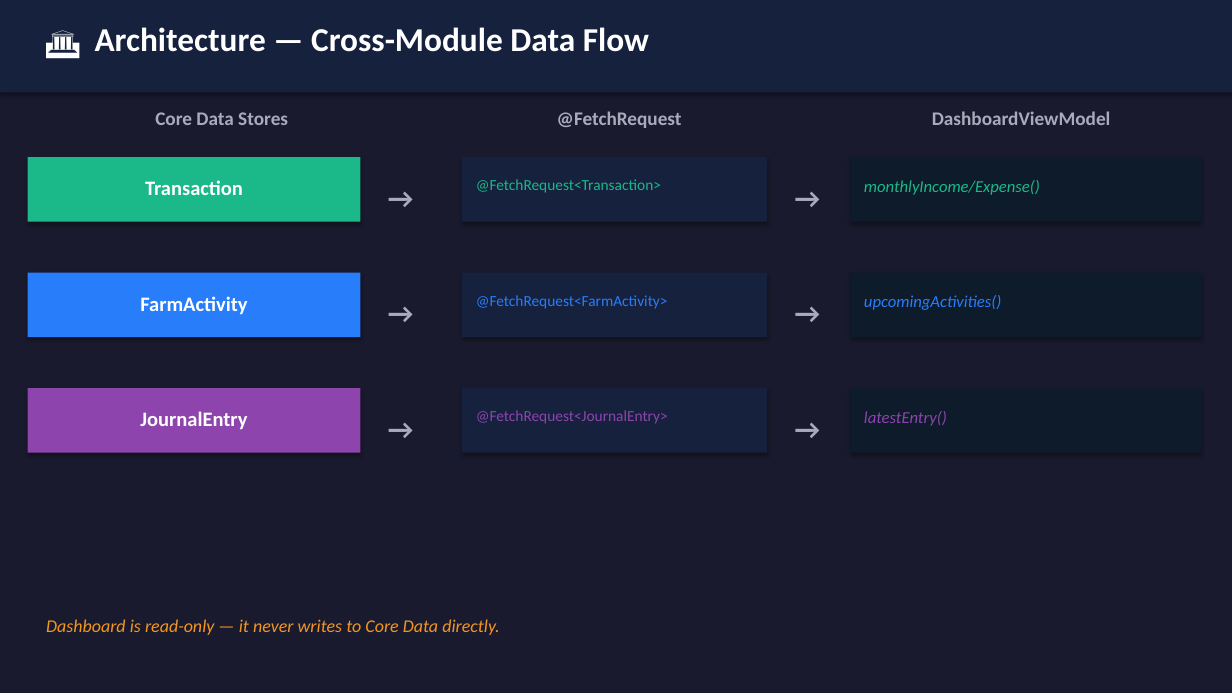
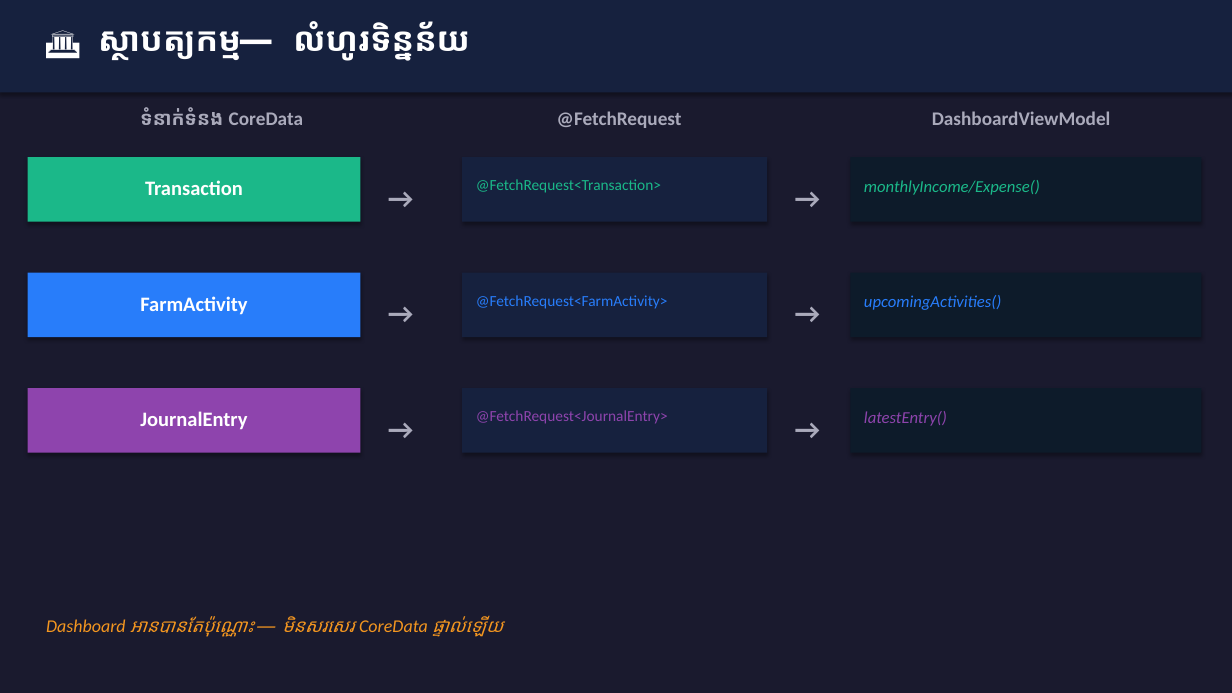
Before and after one commit to NemSothea/SwiftDoc, a slide deck: slide 4 of Week08/Week08_Dashboard_Tab.pptx. Drawn at 1232x693 pixels with LibreOffice and Linux fonts; fonts in the diff are those of the drawing. Boxes give left, top, right and bottom in pixels: in the first picture for what was removed or moved away, otherwise in the second. Text is boxed around its words. In the diff, an @@ line names an element or a change of style, - is before the commit and + after.

```diff
--- a/Week08/Week08_Dashboard_Tab.pptx
+++ b/Week08/Week08_Dashboard_Tab.pptx
@@ text at [98, 21, 470, 60]: text changed @@
-🏛 Architecture — Cross-Module Data Flow
+🏛 ស្ថាបត្យកម្ម — លំហូរទិន្នន័យ
@@ text at [140, 107, 303, 125]: text changed @@
-Core Data Stores
+ទំនាក់ទំនង CoreData
@@ text at [46, 616, 503, 637]: text changed @@
-Dashboard is read-only — it never writes to Core Data directly.
+Dashboard អានបានតែប៉ុណ្ណោះ — មិនសរសេរ CoreData ផ្ទាល់ឡើយ
```
Also in this commit, not shown: 10 other slides changed, 1 slide added, 1 slide removed, 21 other files.
